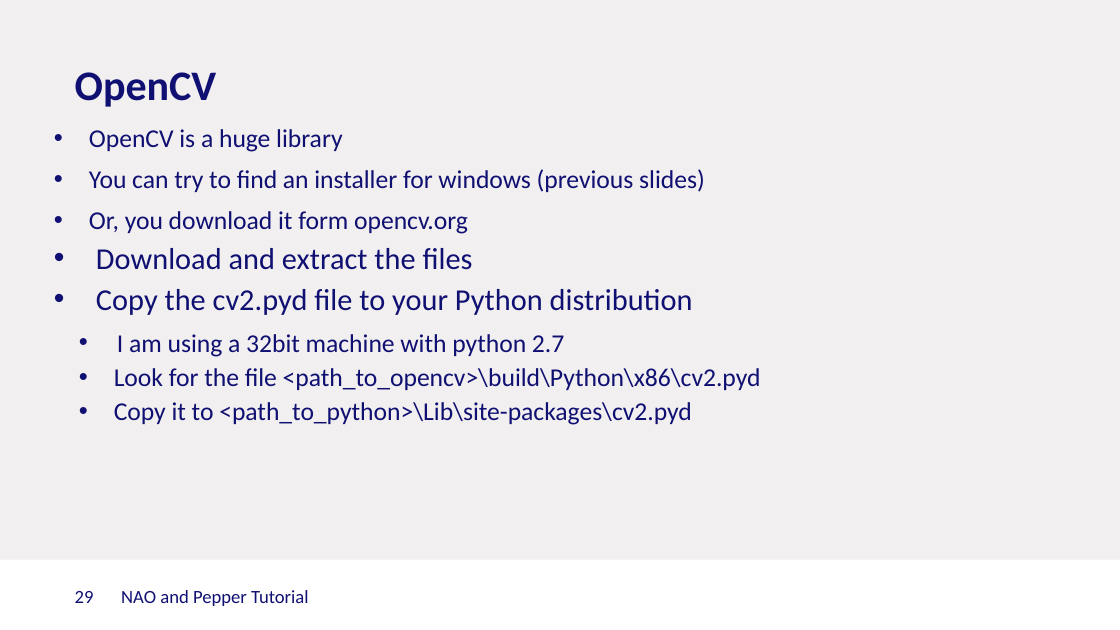
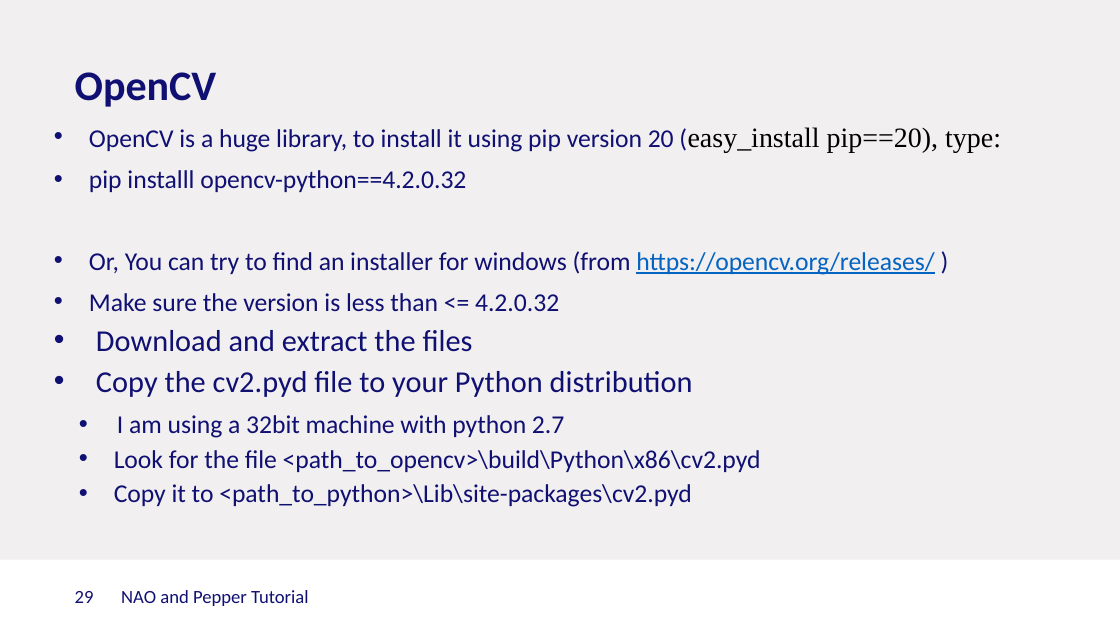
Before and after one commit to Rctue/nao-lib, a slide deck: slide 29 of Nao and Pepper.pptx. Drawn at 1120x630 pixels with LibreOffice and Linux fonts; fonts in the diff are those of the drawing; background and template pictures are left out. Boxes give left, top, right and bottom in pixels: in the first picture for what was removed or moved away, otherwise in the second. Text is boxed around its words. In the diff, an @@ line names an element or a change of style, - is before the commit and + after.

```diff
--- a/Nao and Pepper.pptx
+++ b/Nao and Pepper.pptx
@@ text at (89,127,1001,311): text changed @@
-• OpenCV is a huge library
-• You can try to find an installer for windows (previous slides)
-• Or, you download it form opencv.org
+• OpenCV is a huge library, to install it using pip version 20 (easy_install pip==20), type:
+• pip installl opencv-python==4.2.0.32
+• Or, You can try to find an installer for windows (from https://opencv.org/releases/ )
+• Make sure the version is less than <= 4.2.0.32
```
Also in this commit, not shown: 1 other slide changed, 6 other files.
